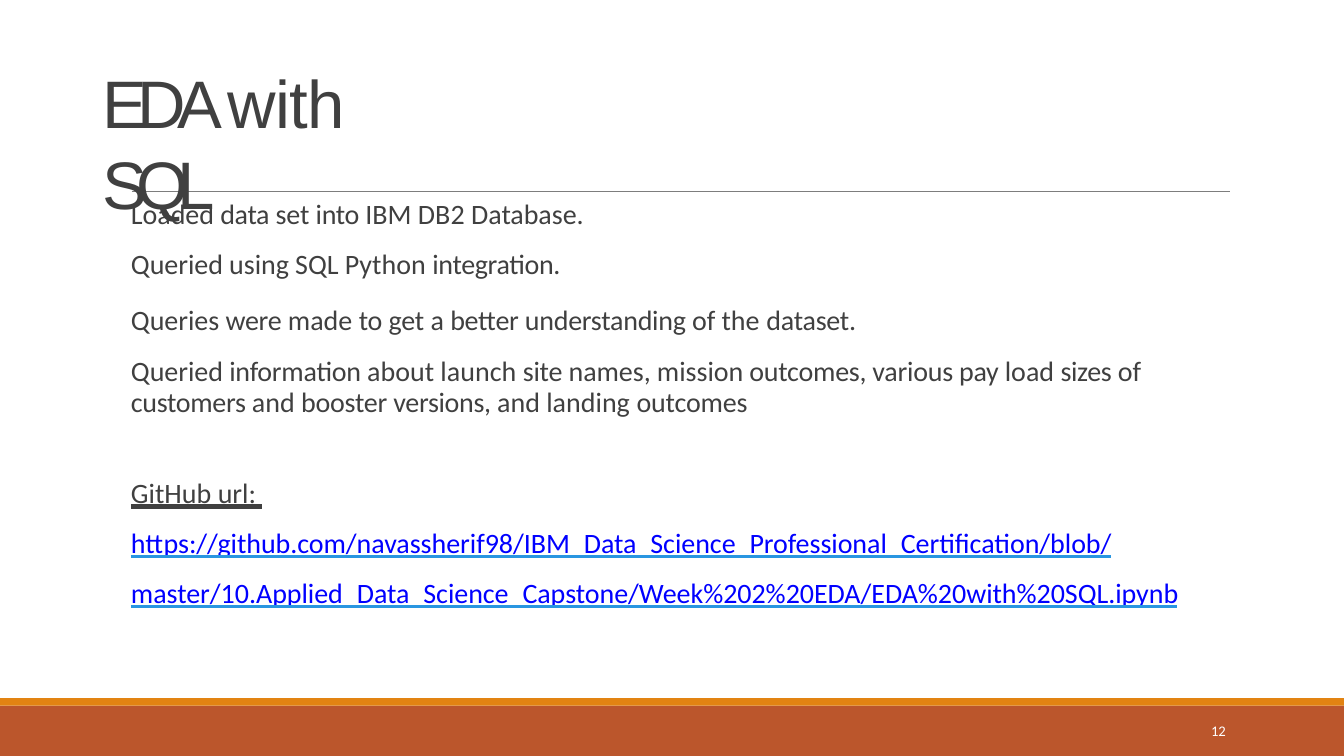
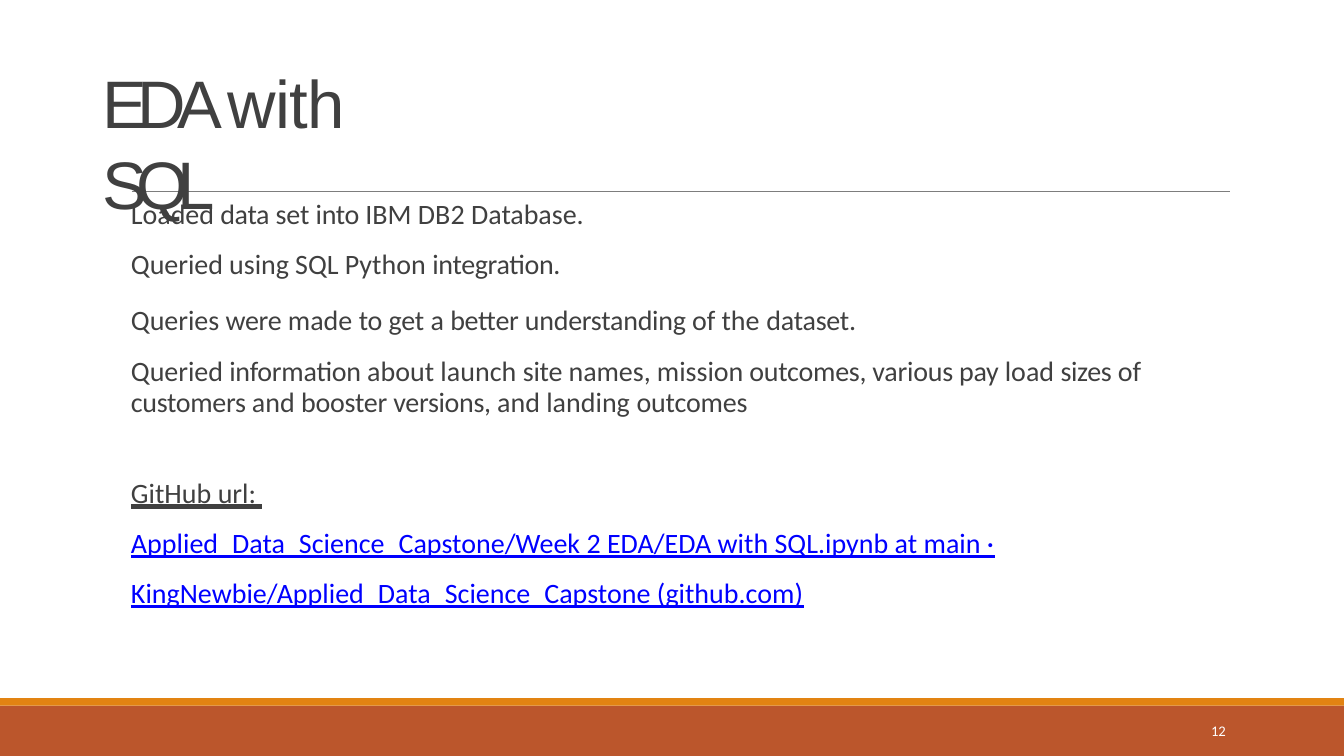
Before and after one commit to KingNewbie/Applied_Data_Science_Capstone, a slide deck: slide 12 of Week 5 Present Your Data-Driven Insights/Data Science Journey.pptx. Drawn at 1344x756 pixels with LibreOffice and Linux fonts; fonts in the diff are those of the drawing. Boxes give left, top, right and bottom in pixels: in the first picture for what was removed or moved away, otherwise in the second. Text is boxed around its words. In the diff, an @@ line names an element or a change of style, - is before the commit and + after.

```diff
--- a/Week 5 Present Your Data-Driven Insights/Data Science Journey.pptx
+++ b/Week 5 Present Your Data-Driven Insights/Data Science Journey.pptx
@@ text at bbox=[131, 483, 981, 608]: text changed @@
-GitHub url: https://github.com/navassherif98/IBM_Data_Science_Professional_Certification/blob/master/10.Applied_Data_Science_Capstone/Week%202%20EDA/EDA%20with%20SQL.ipynb
+GitHub url:
+Applied_Data_Science_Capstone/Week 2 EDA/EDA with SQL.ipynb at main · KingNewbie/Applied_Data_Science_Capstone (github.com)
```
Also in this commit, not shown: 7 other slides changed.
